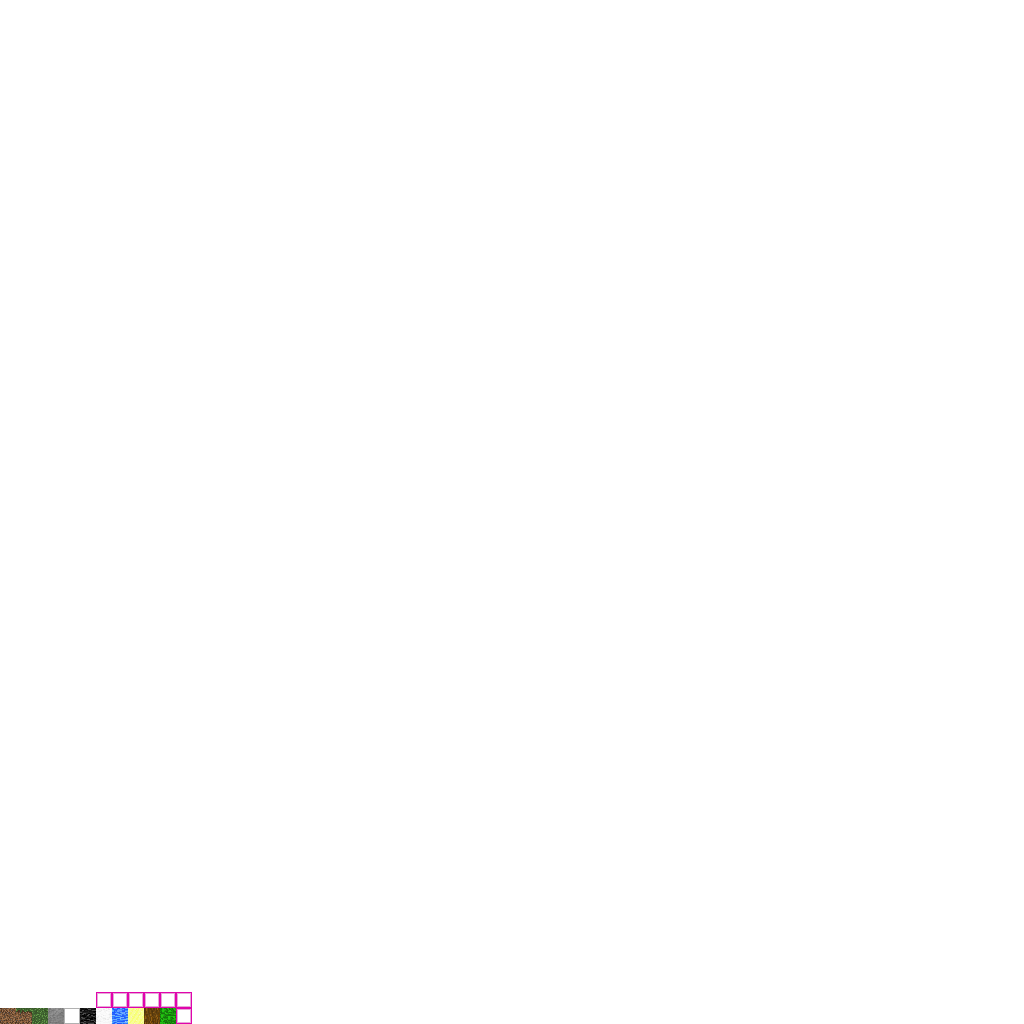
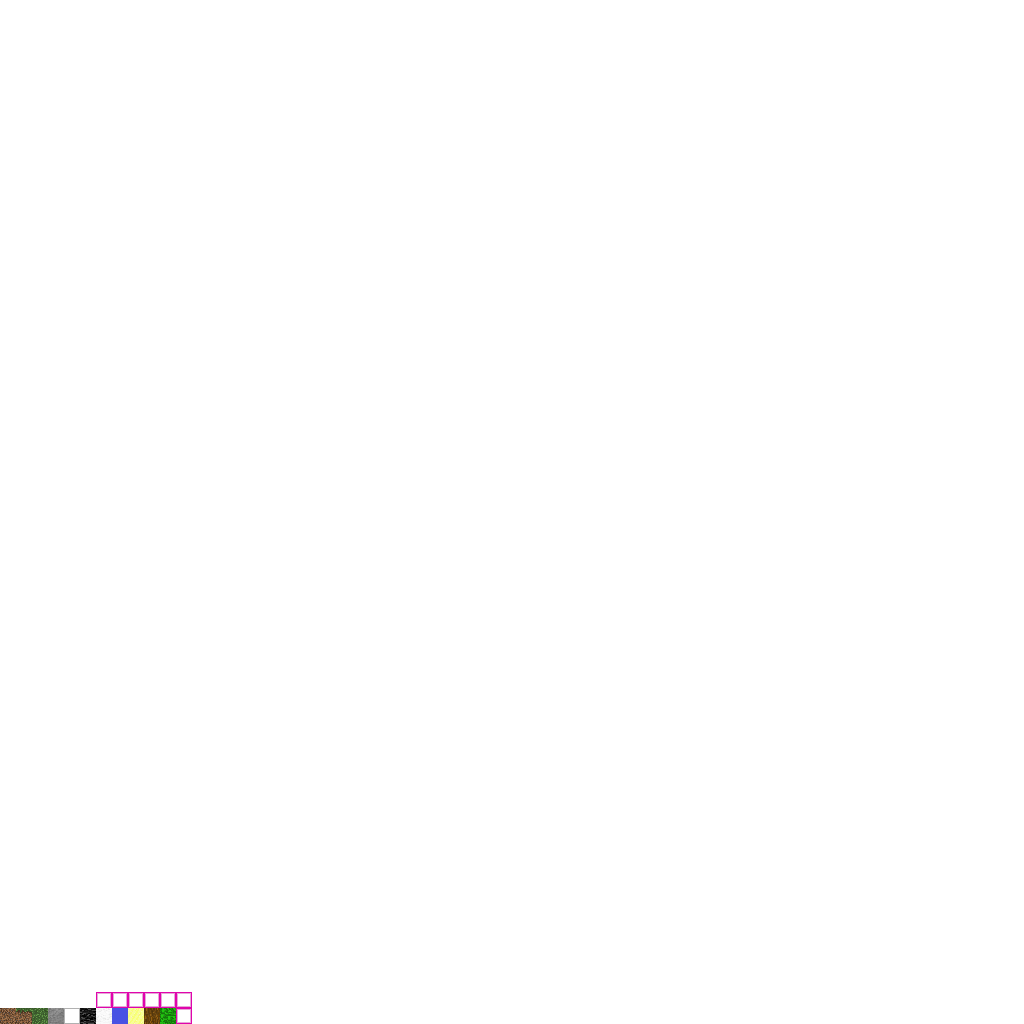
The second 1024×1024 image is a revision of the first. Changes to its layers:
painted on "atlas-new.png" over [112, 1008, 128, 1024]
